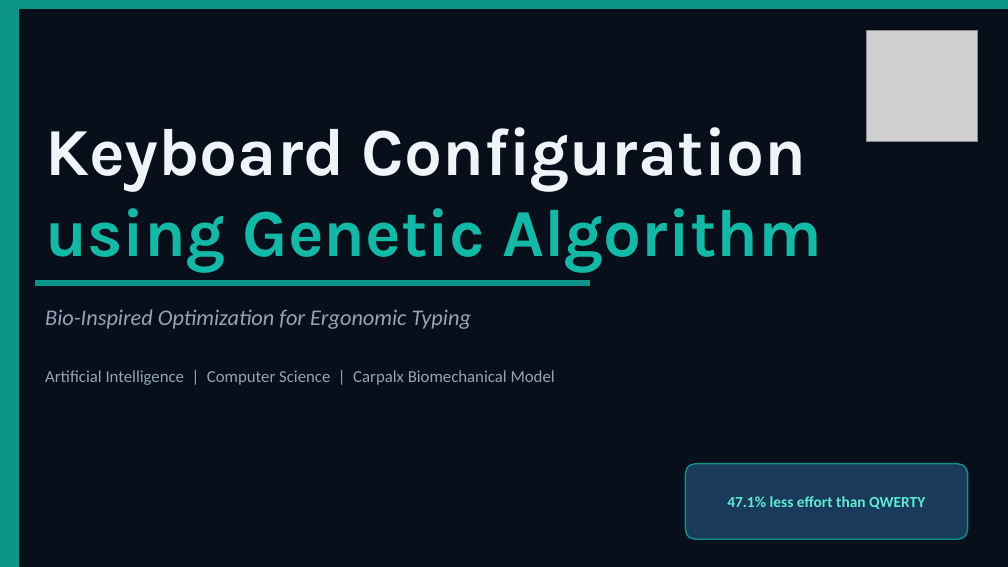
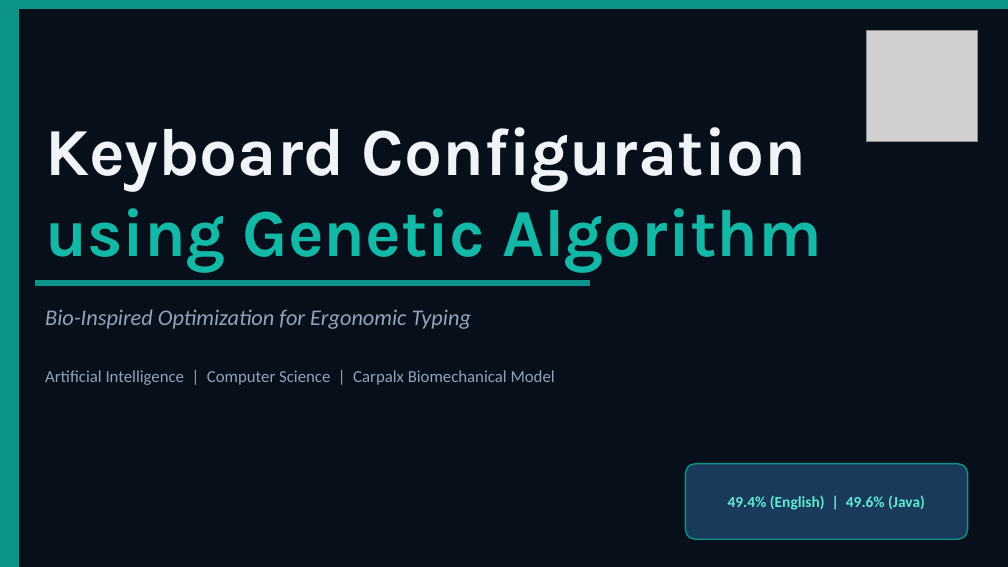
Before and after one commit to bharath-akurathi/keyboard-config-ga, a slide deck: slide 1 of assignment/keyboard_ga_presentation.pptx. Drawn at 1008x567 pixels with LibreOffice and Linux fonts; fonts in the diff are those of the drawing; grey boxes stand for pictures. Boxes give left, top, right and bottom in pixels: in the first picture for what was removed or moved away, otherwise in the second. Text is boxed around its words. In the diff, an @@ line names an element or a change of style, - is before the commit and + after.

```diff
--- a/assignment/keyboard_ga_presentation.pptx
+++ b/assignment/keyboard_ga_presentation.pptx
@@ text at (728,496,925,510): text changed @@
-47.1% less effort than QWERTY
+49.4% (English) | 49.6% (Java)
```
Also in this commit, not shown: 4 other slides changed, 2 slides added, 1 other file.
